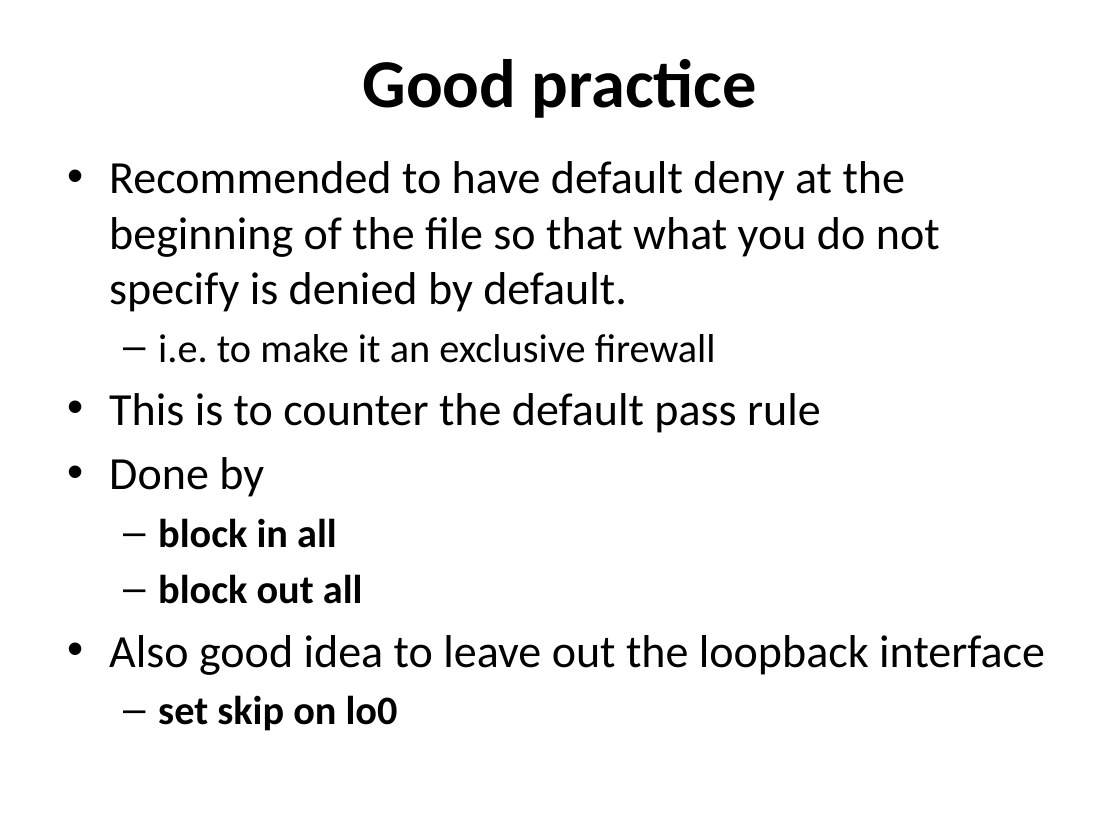
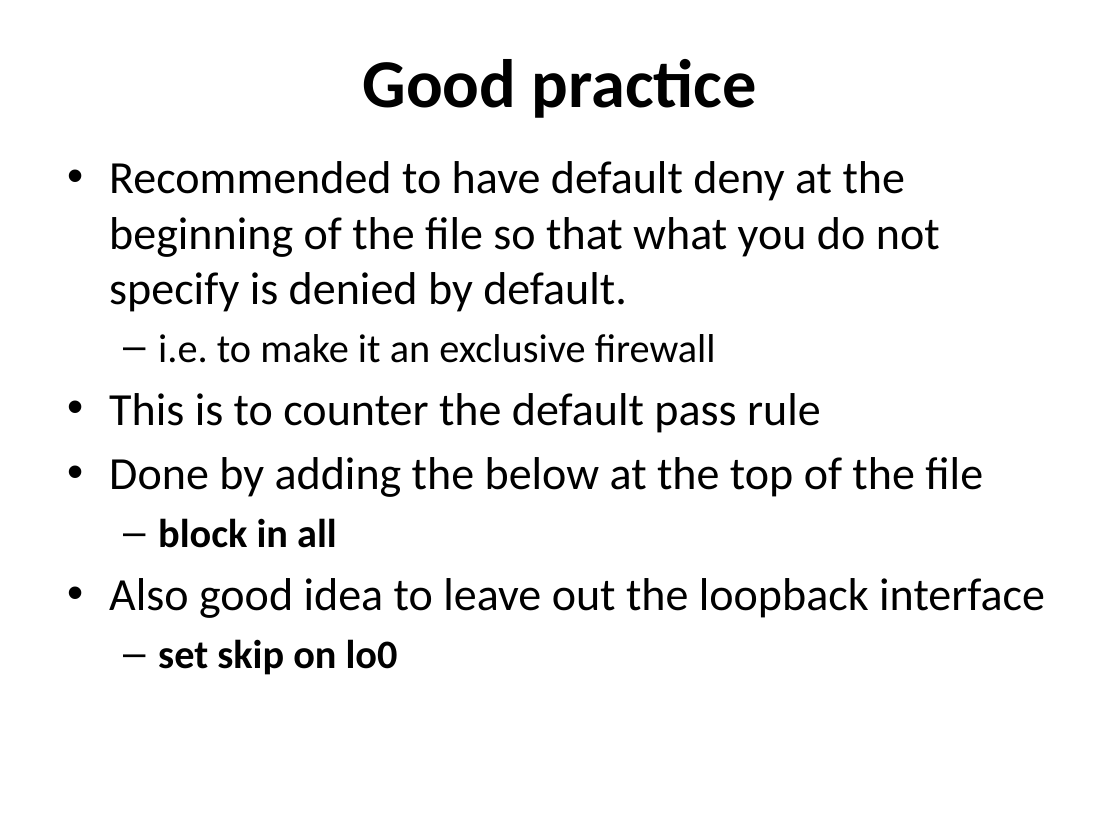
Before and after one commit to afnog/sse, a slide deck: slide 16 of firewalls/Firewalling in FreeBSD-v1.pptx. Drawn at 1120x840 pixels with LibreOffice and Linux fonts; fonts in the diff are those of the drawing. Boxes give left, top, right and bottom in pixels: in the first picture for what was removed or moved away, otherwise in the second. Text is boxed around its words. In the diff, an @@ line names an element or a change of style, - is before the commit and + after.

Commit message:
/ ‘firewalls/Firewalling in FreeBSD-v1.pptx’

```diff
--- a/firewalls/Firewalling in FreeBSD-v1.pptx
+++ b/firewalls/Firewalling in FreeBSD-v1.pptx
@@ text at (109,457,983,497): text changed @@
-• Done by
+• Done by adding the below at the top of the file
@@ text at (158,574,363,604): paragraph removed @@
-  – block out all
```
